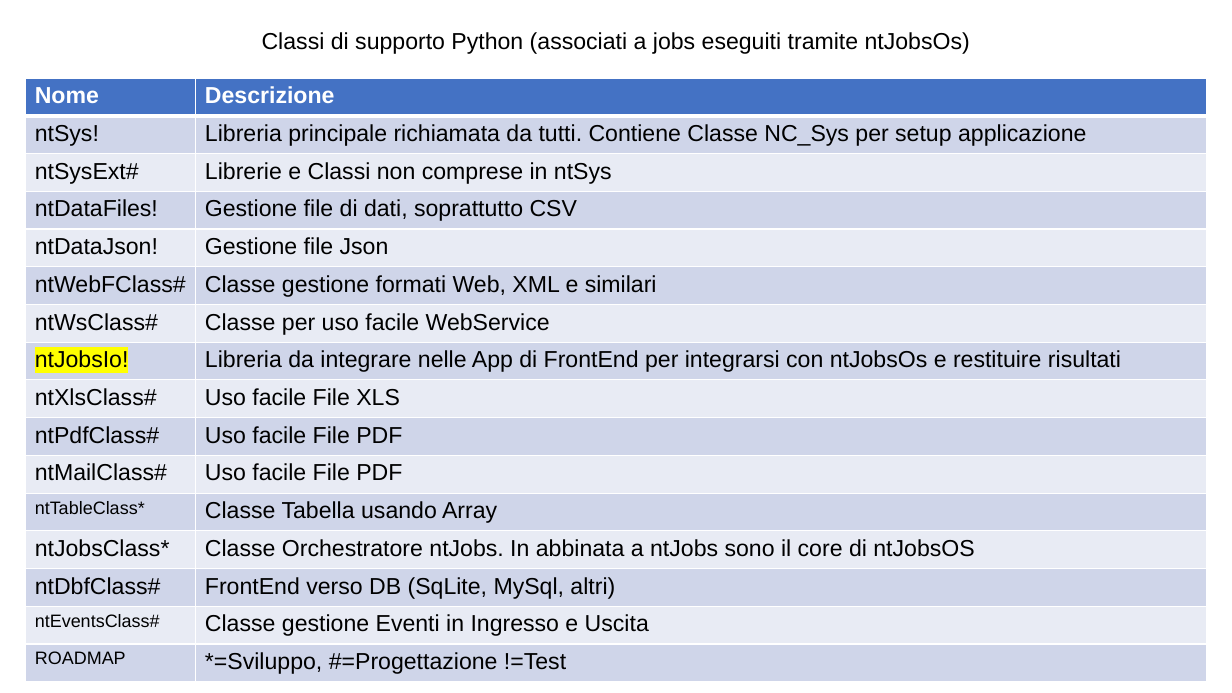
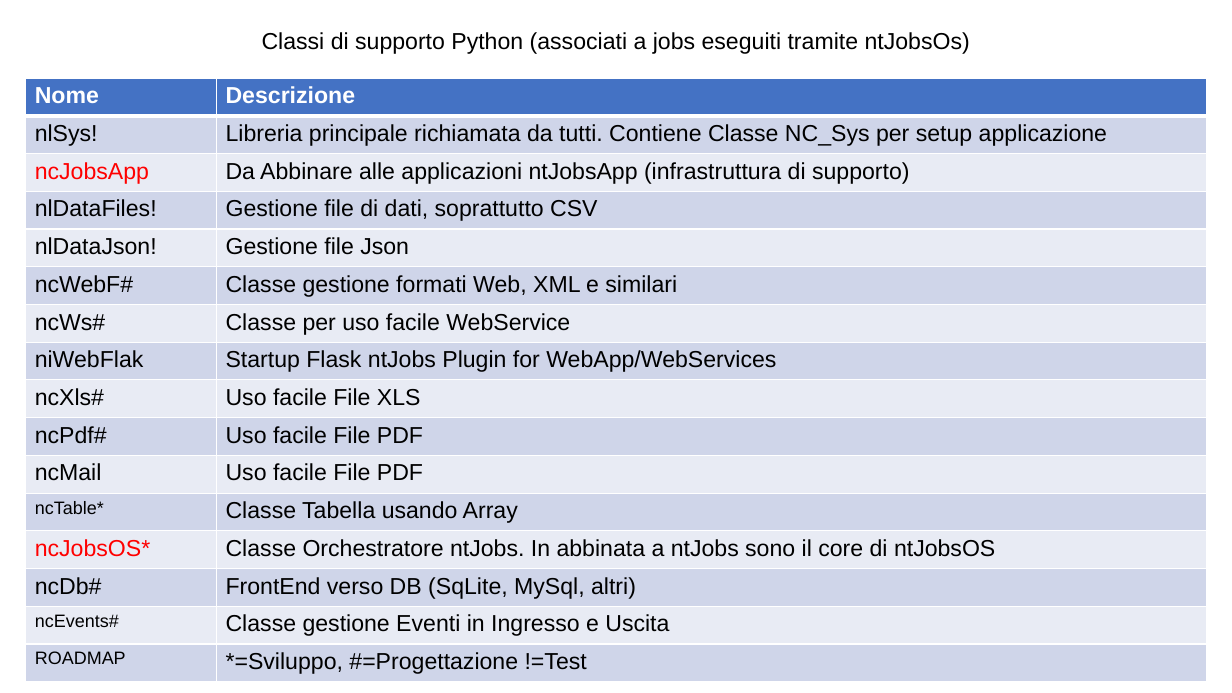
Before and after one commit to ntgcorp/ntJobsOS, a slide deck: slide 18 of ntjobs_white_paper_it.pptx (slide 13 before the commit). Drawn at 1232x693 pixels with LibreOffice and Linux fonts; fonts in the diff are those of the drawing. Boxes give left, top, right and bottom in pixels: in the first picture for what was removed or moved away, otherwise in the second. Text is boxed around its words. In the diff, an @@ line names an element or a change of style, - is before the commit and + after.

```diff
--- a/ntjobs_white_paper_it.pptx
+++ b/ntjobs_white_paper_it.pptx
@@ table at bbox=[26, 79, 1206, 682] @@
-row 2, column 1: ntSys!
+row 2, column 1: nlSys!
-row 3, column 1: ntSysExt#
+row 3, column 1: ncJobsApp
-row 3, column 2: Librerie e Classi non comprese in ntSys
+row 3, column 2: Da Abbinare alle applicazioni ntJobsApp (infrastruttura di supporto)
-row 4, column 1: ntDataFiles!
+row 4, column 1: nlDataFiles!
-row 5, column 1: ntDataJson!
+row 5, column 1: nlDataJson!
-row 6, column 1: ntWebFClass#
+row 6, column 1: ncWebF#
-row 7, column 1: ntWsClass#
+row 7, column 1: ncWs#
-row 8, column 1: ntJobsIo!
+row 8, column 1: niWebFlak
-row 8, column 2: Libreria da integrare nelle App di FrontEnd per integrarsi con ntJobsOs e restituire risultati
+row 8, column 2: Startup Flask ntJobs Plugin for WebApp/WebServices
-row 9, column 1: ntXlsClass#
+row 9, column 1: ncXls#
-row 10, column 1: ntPdfClass#
+row 10, column 1: ncPdf#
-row 11, column 1: ntMailClass#
+row 11, column 1: ncMail
-row 12, column 1: ntTableClass*
+row 12, column 1: ncTable*
-row 13, column 1: ntJobsClass*
+row 13, column 1: ncJobsOS*
-row 14, column 1: ntDbfClass#
+row 14, column 1: ncDb#
-row 15, column 1: ntEventsClass#
+row 15, column 1: ncEvents#
```
Also in this commit, not shown: 15 other slides changed, 5 slides added, 11 other files.
